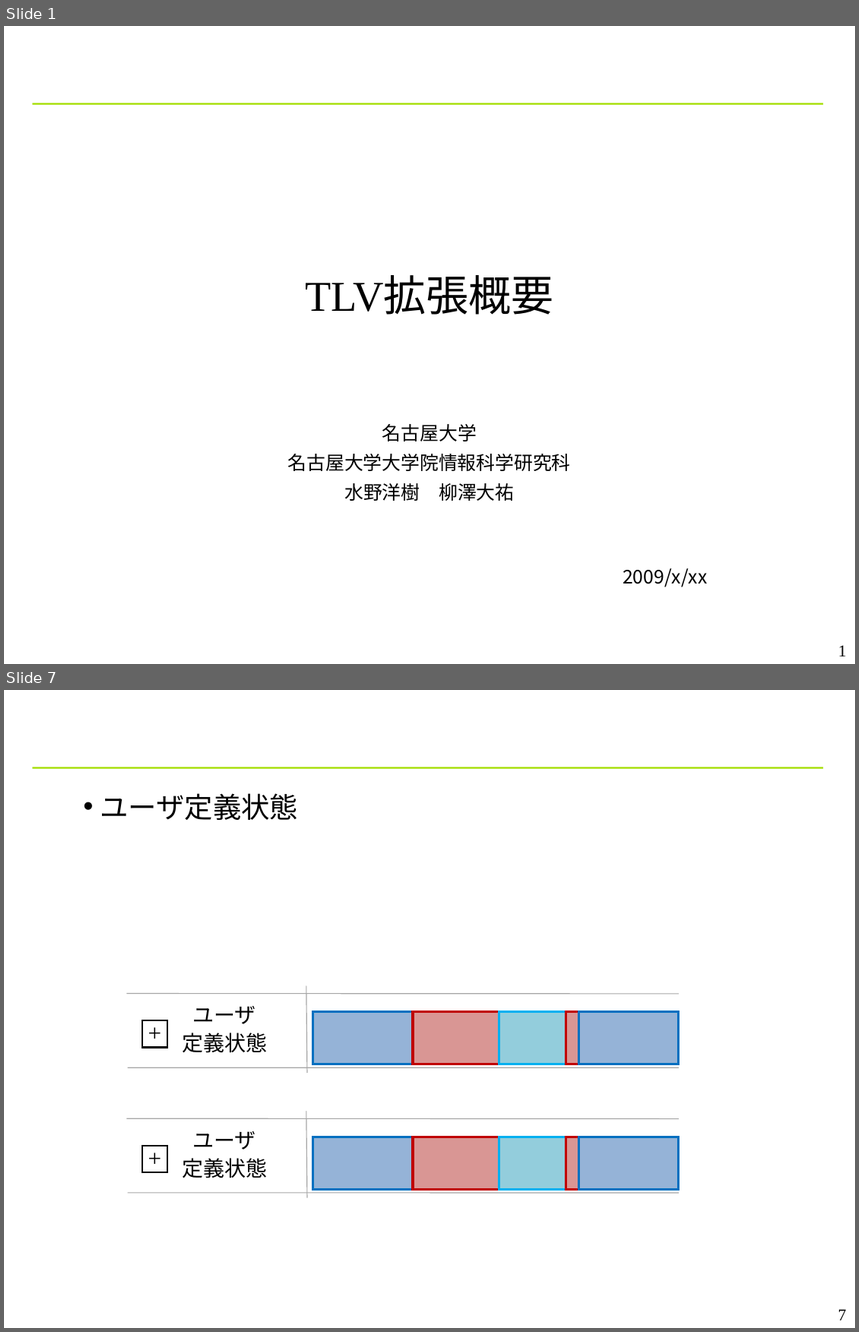
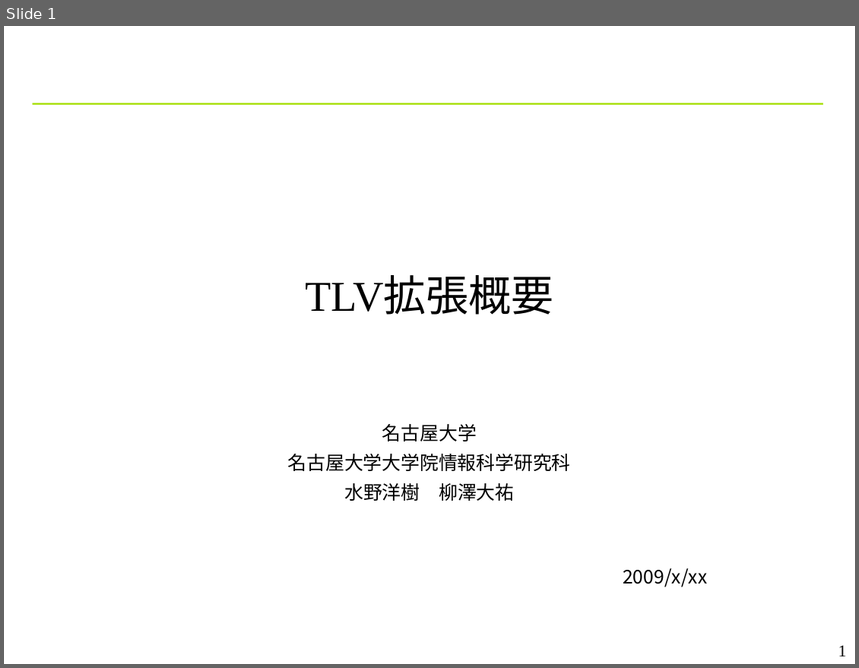
Before and after one commit to YixiaoLi/tlv4mc, a slide deck: doc/phase4/toppers_conference.ppt. Shown one above the other, each under a label of ours: slides 1 and 7 before the commit, slide 1 after it; the slides between them are not shown. The pictures are 859x1332 and 859x668 pixels, drawn with LibreOffice and Linux fonts; fonts in the diff are those of the drawing; background and template pictures are left out. Boxes give left, top, right and bottom in pixels: in the first picture for what was removed or moved away, otherwise in the second. Text is boxed around its words. In the diff, an @@ line names an element or a change of style, - is before the commit and + after.

```diff
--- a/doc/phase4/toppers_conference.ppt
+++ b/doc/phase4/toppers_conference.ppt
@@ slide 7 removed at (x1=4, y1=690, x2=855, y2=1328), background #FFFFFF; not listed: 1 template element that a slide beside it also shows @@
@@ text removed at (x1=101, y1=793, x2=299, y2=820) @@
-• ユーザ定義状態
@@ group removed at (x1=126, y1=986, x2=679, y2=1073): 6 rectangles, 3 lines, 1 text @@
-ユーザ
-定義状態
-+
@@ group removed at (x1=126, y1=1111, x2=679, y2=1198): 6 rectangles, 3 lines, 1 text @@
-ユーザ
-定義状態
-+
@@ page number removed at (x1=838, y1=1309, x2=847, y2=1321) @@
-7
```
Also in this commit, not shown: 5 slides changed, 4 slides added, 2 other slides removed.
